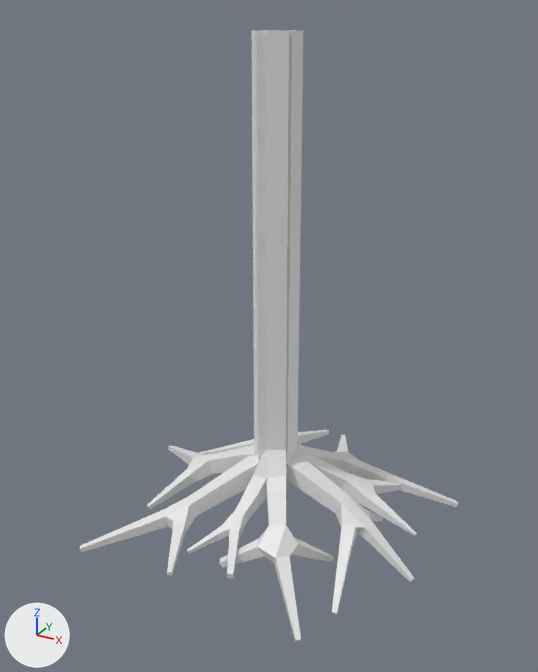
Two versions of the FBX model Assets/1. Art/3D Assets/Trees Final/Terra Firme/TF_Tree 09.fbx, one commit apart.
The view is the same before and after, from a 50 mm lens placed at (37.1, -69.0, 54.6), pointed at (-1.7, 1.4, 19.4). Lighting does not change. The marker at lower left points along +X, +Y and +Z. Where no turn or scale is listed for an object, it has been applied to the vertices.

Names of what the first picture shows: 'TF_Tree 09'.
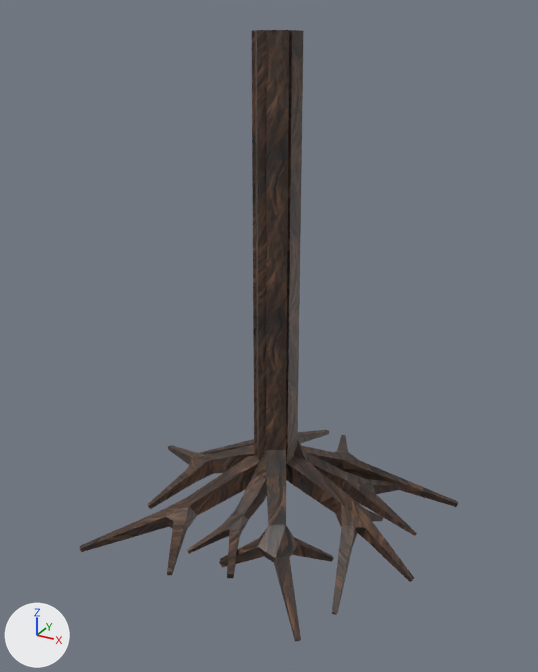
Location of each change, (x1, y1, x2, y2) in pixels of the pictures (538 x 672 px):
'TF_Tree 09', recoloured
    both: (80, 30, 458, 642)

Diff of the bpy script that builds the scene:
```diff
--- a/Assets/1. Art/3D Assets/Trees Final/Terra Firme/TF_Tree 09.fbx.py
+++ b/Assets/1. Art/3D Assets/Trees Final/Terra Firme/TF_Tree 09.fbx.py
@@ img_madeira_1_png @@
+img_madeira_1_png = load_image('madeira_1.png', '../../../2d art/textures/vtexturas/madeira 1.png', 2048, 2048, 'sRGB')
@@ mat_material_012 @@
+mat_material_012 = principled_material('Material.012')
+mat_material_012.texture = img_madeira_1_png
@@ me_plane_057 @@
 me_plane_057.from_pydata(...)  # 950 vertices, 949 faces; spans x -22.5..19.7, y -16.5..23.5, z -6.0..52.6
+me_plane_057.materials.append(mat_material_012)  # picture img_madeira_1_png
```
